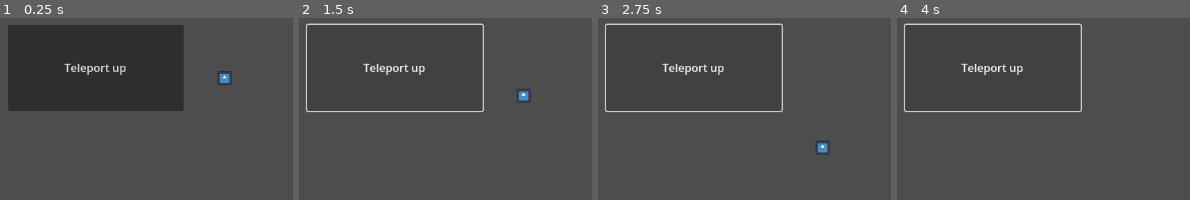
Above: before the commit, frames 1-4 (left to right).
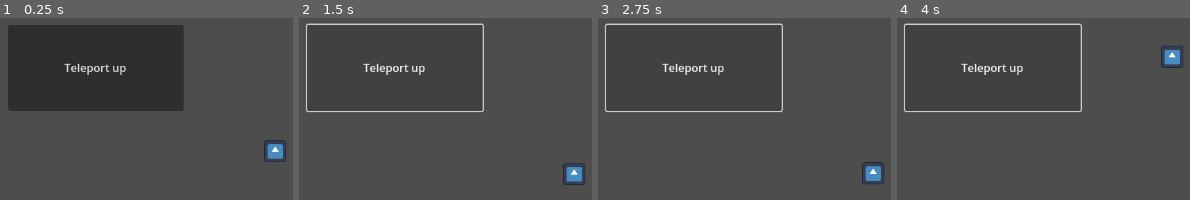
Above: after the commit, the same moments.

Repository: Banalian/FastlyMovingWingsAndWindProducingAnimal
Game: Godot game, scene res://MainScene.tscn
Two runs of this game, one before a commit and one after it. Both use one fixed random seed, a clock stepped at 60 frames per second and the inputs below. The engine's default icon, where the game draws it, is replaced by a stand-in: a white triangle on a blue panel in a dark square.
Inputs:
- Up to frame 1 (0.25 s): no input
- Up to frame 2 (1.5 s): click "Teleport up" at 0.5 s; click "Teleport up" at 1.25 s
- Up to frame 3 (2.75 s): click "Teleport up" at 2 s
- Up to frame 4 (4 s): tap Enter at 2.75 s; tap Space at 2.85, 3.02, 3.32, 3.6, 3.77 s

The runs differ from the first frame. In frame 1, 0.8% of the frame differs, in the area x 74-98%, y 29-80%; in frame 2, 0.9%, in the area x 74-98%, y 39-92%; in frame 3, 0.9%; in frame 4, 0.6%.

Commit message:
feat(bird): restructure to have a bird scene and allow it to jump

Diff:
--- a/Bird.gd
+++ b/Bird.gd
@@ -1,7 +1,7 @@
-extends Area2D
+extends RigidBody2D
 
 var gravity_force = Vector2.DOWN * 100
-var jump_force = Vector2.UP * 50
+var jump_force = Vector2.UP * 200
 # Called when the node enters the scene tree for the first time.
 func _ready():
 	pass # Replace with function body.
@@ -11,11 +11,14 @@
 func _process(delta):
 	position += gravity_force * delta
 
+func jump():
+	set_axis_velocity(jump_force)
+
 func _unhandled_input(event):
 	if event is InputEventKey and event.pressed:
 		if event.keycode == KEY_SPACE:
-			position += jump_force
+			jump()
 
 
 func _on_button_pressed():
-	position += jump_force
+	jump()
--- a/MainScene.tscn
+++ b/MainScene.tscn
@@ -1,22 +1,8 @@
-[gd_scene load_steps=4 format=3 uid="uid://d0vu2y880u5ji"]
+[gd_scene load_steps=2 format=3 uid="uid://d0vu2y880u5ji"]
 
-[ext_resource type="Script" path="res://Bird.gd" id="1_qmj8r"]
-[ext_resource type="Texture2D" uid="uid://c80scatkbuhp0" path="res://icon.svg" id="2_5r365"]
-
-[sub_resource type="CircleShape2D" id="CircleShape2D_tao1d"]
+[ext_resource type="PackedScene" uid="uid://5hqpy8vd2rag" path="res://bird.tscn" id="1_6s5eb"]
 
 [node name="Root" type="Node2D"]
-
-[node name="Bird" type="Area2D" parent="."]
-position = Vector2(331, 62)
-script = ExtResource("1_qmj8r")
-
-[node name="CollisionShape2D" type="CollisionShape2D" parent="Bird"]
-shape = SubResource("CircleShape2D_tao1d")
-
-[node name="Sprite2D" type="Sprite2D" parent="Bird"]
-scale = Vector2(0.155, 0.155)
-texture = ExtResource("2_5r365")
 
 [node name="Button" type="Button" parent="."]
 offset_left = 19.0
@@ -25,4 +11,8 @@
 offset_bottom = 134.0
 text = "Teleport up"
 
+[node name="Bird" parent="." instance=ExtResource("1_6s5eb")]
+position = Vector2(404, 175)
+gravity_scale = 0.5
+
 [connection signal="pressed" from="Button" to="Bird" method="_on_button_pressed"]
--- /dev/null
+++ b/bird.tscn
@@ -0,0 +1,17 @@
+[gd_scene load_steps=4 format=3 uid="uid://5hqpy8vd2rag"]
+
+[ext_resource type="Script" path="res://bird.gd" id="1_bvs3y"]
+[ext_resource type="Texture2D" uid="uid://c80scatkbuhp0" path="res://icon.svg" id="1_ew3l7"]
+
+[sub_resource type="CircleShape2D" id="CircleShape2D_onpqr"]
+
+[node name="Bird" type="RigidBody2D"]
+script = ExtResource("1_bvs3y")
+
+[node name="CollisionShape2D" type="CollisionShape2D" parent="."]
+scale = Vector2(2, 2)
+shape = SubResource("CircleShape2D_onpqr")
+
+[node name="Sprite2D" type="Sprite2D" parent="."]
+scale = Vector2(0.25, 0.25)
+texture = ExtResource("1_ew3l7")
